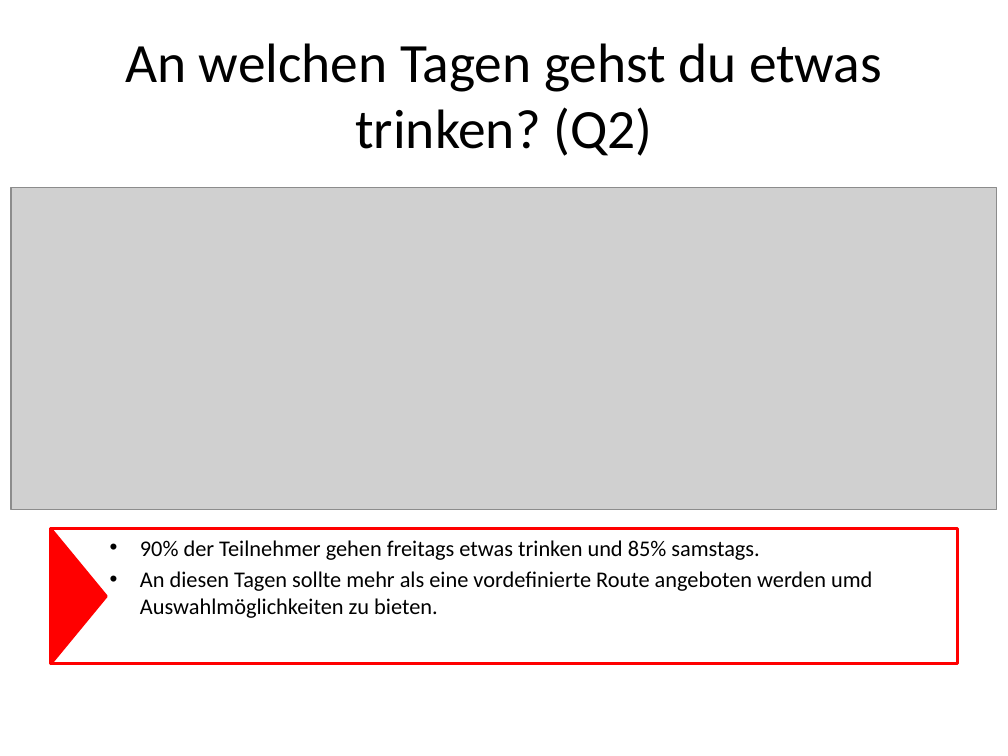
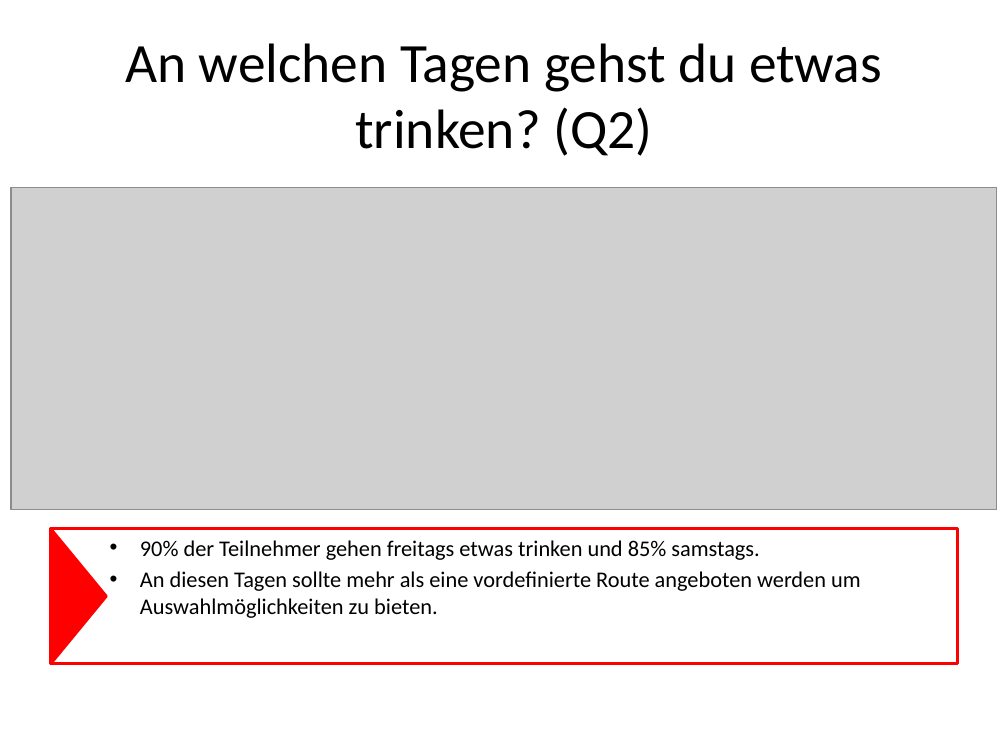
Before and after one commit to Roba1993/Happy-Hour, a slide deck: slide 8 of documents/marketing/Marketing Analyse von Umfrage 1 (5.5).pptx. Drawn at 1008x756 pixels with LibreOffice and Linux fonts; fonts in the diff are those of the drawing; grey boxes stand for pictures. Boxes give left, top, right and bottom in pixels: in the first picture for what was removed or moved away, otherwise in the second. Text is boxed around its words. In the diff, an @@ line names an element or a change of style, - is before the commit and + after.

```diff
--- a/documents/marketing/Marketing Analyse von Umfrage 1 (5.5).pptx
+++ b/documents/marketing/Marketing Analyse von Umfrage 1 (5.5).pptx
@@ text at box(140, 571, 861, 618): text changed @@
-• An diesen Tagen sollte mehr als eine vordefinierte Route angeboten werden umd Auswahlmöglichkeiten zu bieten.
+• An diesen Tagen sollte mehr als eine vordefinierte Route angeboten werden um Auswahlmöglichkeiten zu bieten.
```
Also in this commit, not shown: 1 other file.
